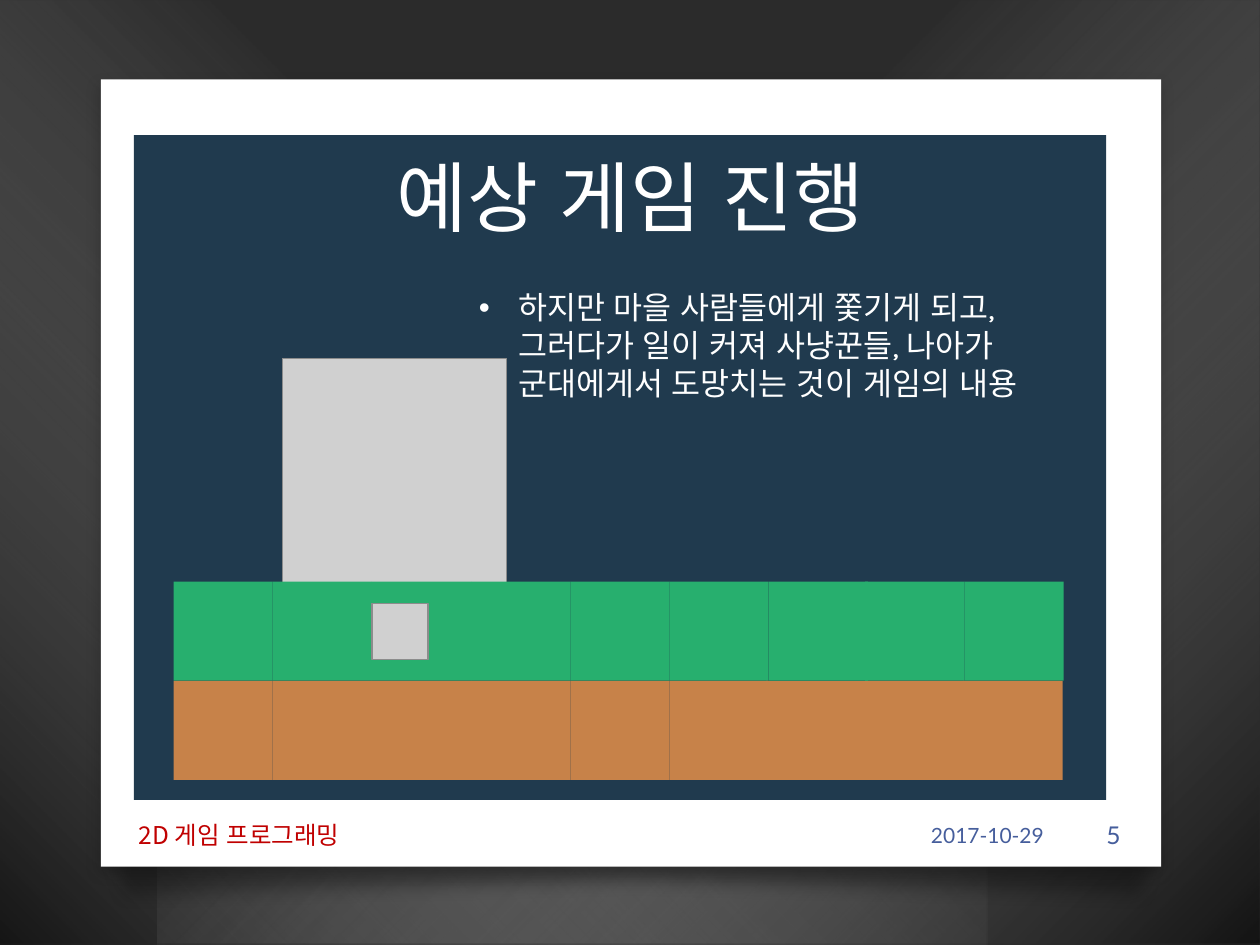
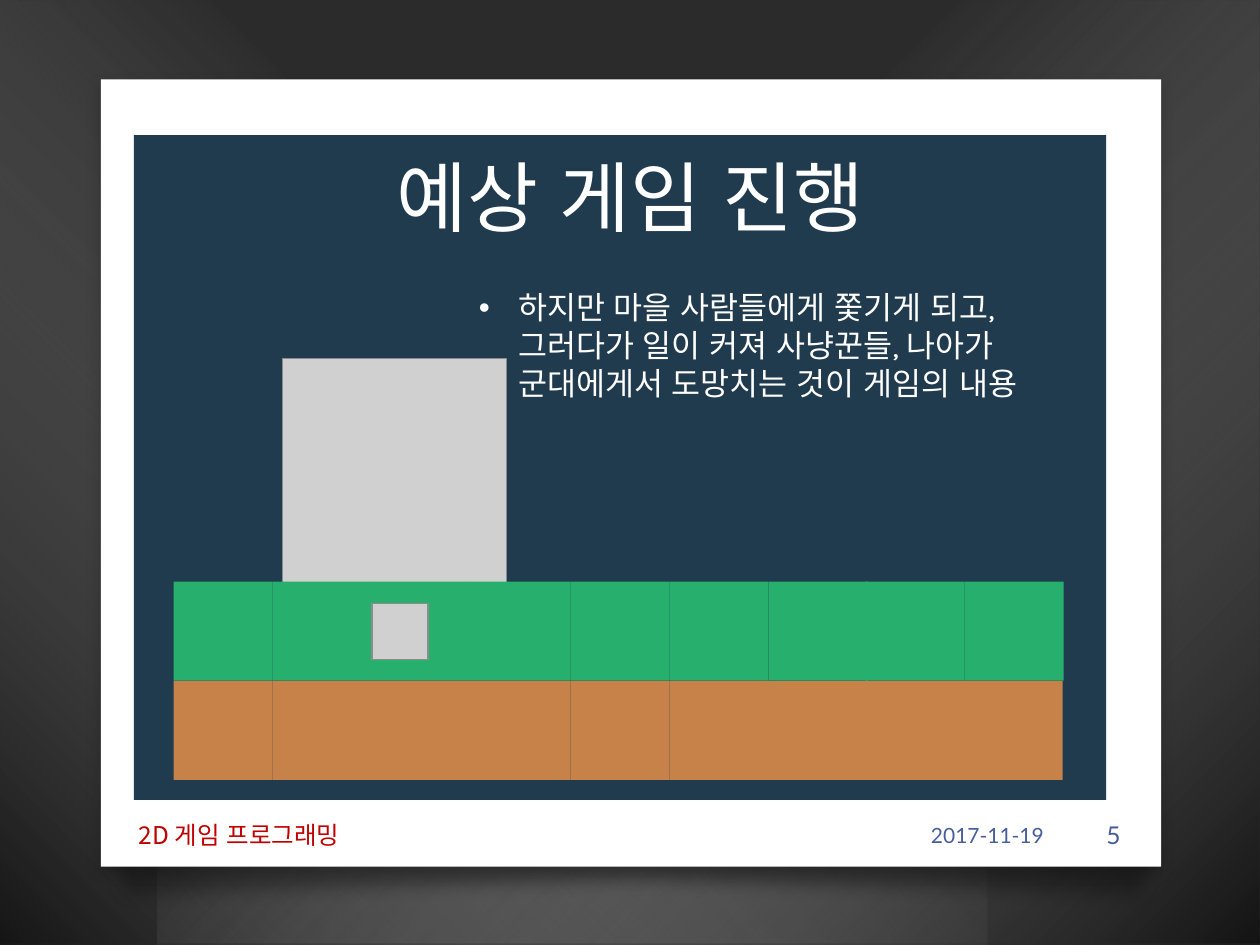
Before and after one commit to iconstudio/2017-Platformer, a slide deck: slide 5 of slides/2016180042_진윤성_2DGP_1차발표.pptx. Drawn at 1260x945 pixels with LibreOffice and Linux fonts; fonts in the diff are those of the drawing; grey boxes stand for pictures; background and template pictures are left out; a plain dark background stands for a picture behind light text. Boxes give left, top, right and bottom in pixels: in the first picture for what was removed or moved away, otherwise in the second. Text is boxed around its words. In the diff, an @@ line names an element or a change of style, - is before the commit and + after.

```diff
--- a/slides/2016180042_진윤성_2DGP_1차발표.pptx
+++ b/slides/2016180042_진윤성_2DGP_1차발표.pptx
@@ text at [931, 828, 1044, 843]: text changed @@
-2017-10-29
+2017-11-19
```
Also in this commit, not shown: 9 other slides changed, 7 other files.
